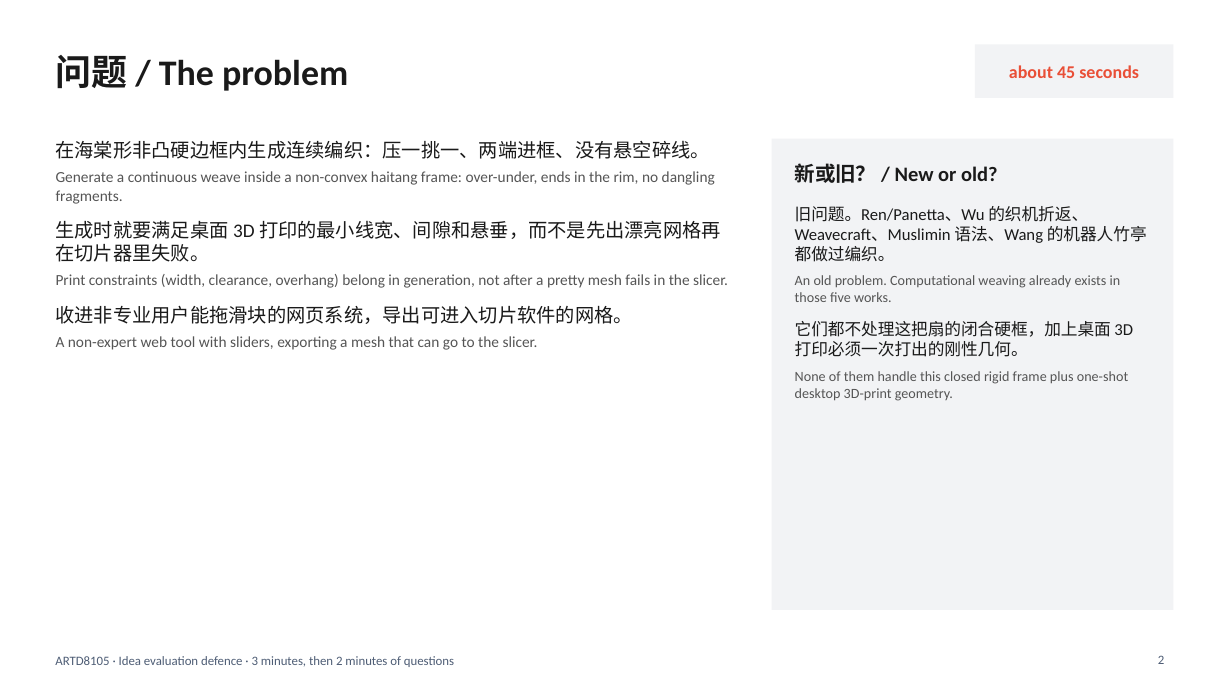
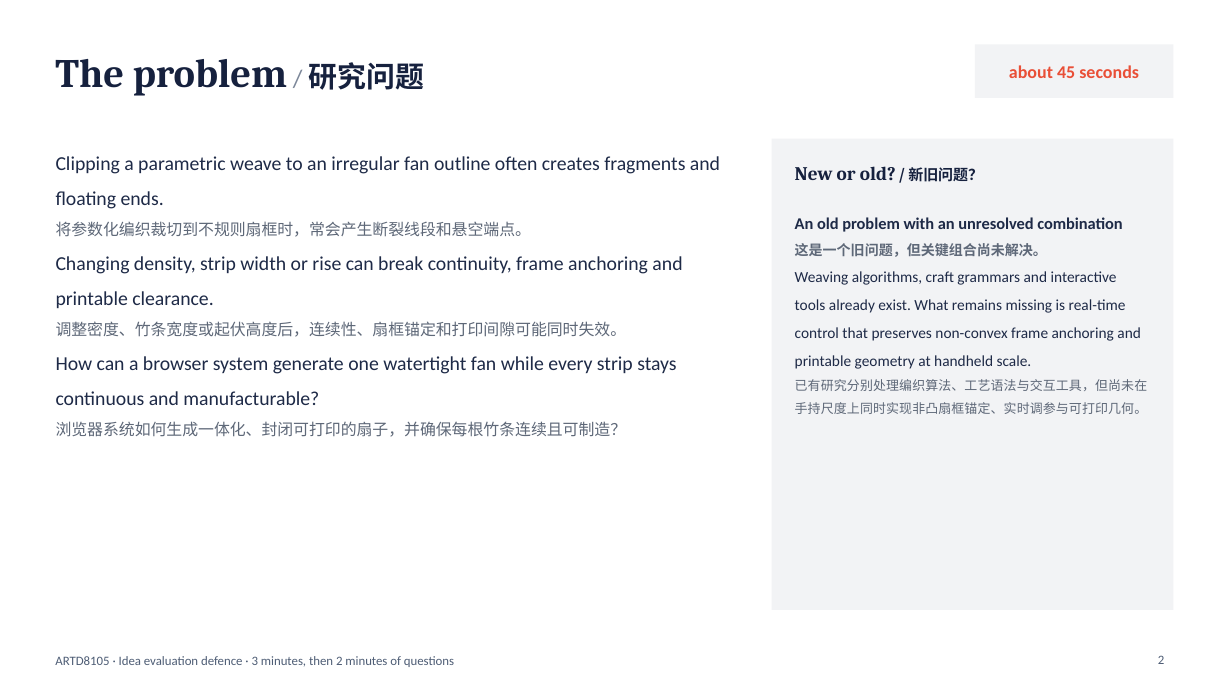
Before and after one commit to yc588777/artd8105-WANG-QIAOLI, a slide deck: slide 2 of my_work/idea_evaluation_defence.pptx. Drawn at 1232x693 pixels with LibreOffice and Linux fonts; fonts in the diff are those of the drawing. Boxes give left, top, right and bottom in pixels: in the first picture for what was removed or moved away, otherwise in the second. Text is boxed around its words. In the diff, an @@ line names an element or a change of style, - is before the commit and + after.

```diff
--- a/my_work/idea_evaluation_defence.pptx
+++ b/my_work/idea_evaluation_defence.pptx
@@ title at bbox=[55, 59, 424, 96]: text changed; size 28 to 31.5 pt; font Calibri to Cambria; text colour #1A1A1A to #16213E @@
-问题 / The problem
+The problem / 研究问题
@@ text at bbox=[56, 156, 720, 437]: text changed; size 12 to 15.4 pt; text colour #555555 to #1E2A47 @@
-在海棠形非凸硬边框内生成连续编织：压一挑一、两端进框、没有悬空碎线。
-Generate a continuous weave inside a non-convex haitang frame: over-under, ends in the rim, no dangling fragments.
-生成时就要满足桌面 3D 打印的最小线宽、间隙和悬垂，而不是先出漂亮网格再在切片器里失败。
-Print constraints (width, clearance, overhang) belong in generation, not after a pretty mesh fails in the slicer.
-收进非专业用户能拖滑块的网页系统，导出可进入切片软件的网格。
-A non-expert web tool with sliders, exporting a mesh that can go to the slicer.
+Clipping a parametric weave to an irregular fan outline often creates fragments and floating ends.
+将参数化编织裁切到不规则扇框时，常会产生断裂线段和悬空端点。
+Changing density, strip width or rise can break continuity, frame anchoring and printable clearance.
+调整密度、竹条宽度或起伏高度后，连续性、扇框锚定和打印间隙可能同时失效。
+How can a browser system generate one watertight fan while every strip stays continuous and manufacturable?
+浏览器系统如何生成一体化、封闭可打印的扇子，并确保每根竹条连续且可制造？
@@ text at bbox=[795, 166, 983, 182]: text changed; size 16 to 15 pt; font Calibri to Cambria; text colour #1A1A1A to #16213E @@
-新或旧？ / New or old?
+New or old? / 新旧问题？
@@ text at bbox=[795, 217, 1148, 414]: text changed; size 11 to 12 pt; text colour #555555 to #1E2A47 @@
-旧问题。Ren/Panetta、Wu 的织机折返、Weavecraft、Muslimin 语法、Wang 的机器人竹亭都做过编织。
-An old problem. Computational weaving already exists in those five works.
-它们都不处理这把扇的闭合硬框，加上桌面 3D 打印必须一次打出的刚性几何。
-None of them handle this closed rigid frame plus one-shot desktop 3D-print geometry.
+An old problem with an unresolved combination
+这是一个旧问题，但关键组合尚未解决。
+Weaving algorithms, craft grammars and interactive tools already exist. What remains missing is real-time control that preserves non-convex frame anchoring and printable geometry at handheld scale.
+已有研究分别处理编织算法、工艺语法与交互工具，但尚未在手持尺度上同时实现非凸扇框锚定、实时调参与可打印几何。
```
Also in this commit, not shown: 3 other slides changed, 1 slide added, 1 slide removed.
